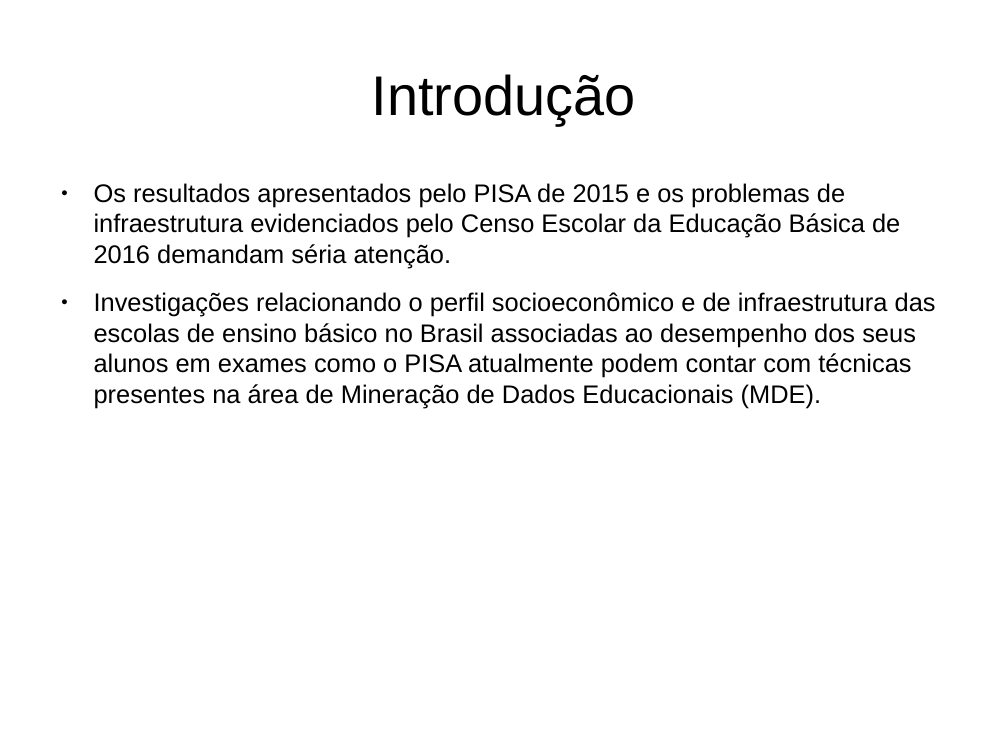
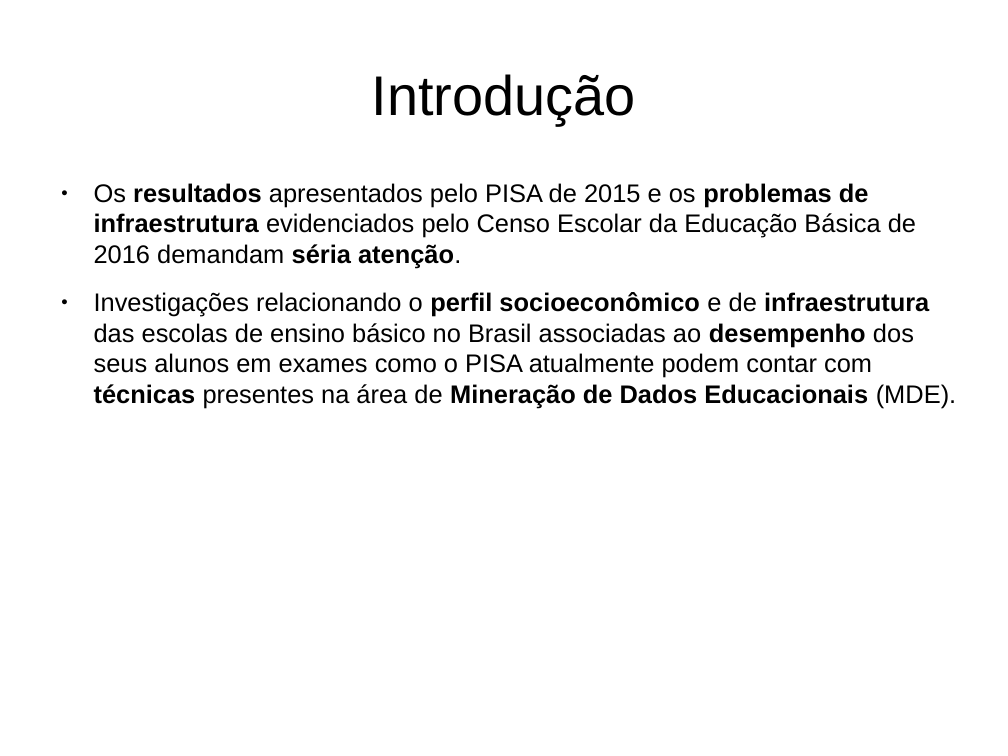
Before and after one commit to alexandre-costa-81/mpdc, a slide deck: slide 5 of mineracao-de-dados-educacionais-nos-resultados-do-enem-de-2015.odp. Drawn at 1008x756 pixels with LibreOffice and Linux fonts; fonts in the diff are those of the drawing. Boxes give left, top, right and bottom in pixels: in the first picture for what was removed or moved away, otherwise in the second. Text is boxed around its words. In the diff, an @@ line names an element or a change of style, - is before the commit and + after.

```diff
--- a/mineracao-de-dados-educacionais-nos-resultados-do-enem-de-2015.odp
+++ b/mineracao-de-dados-educacionais-nos-resultados-do-enem-de-2015.odp
@@ text "Os resultados apresentados pelo PISA ..." at (x1=94, y1=183, x2=956, y2=408): bold on in "resultados problemas de infraestrutura séria atenção.", "perfil socioeconômico infraestrutura desempenho técnicas Min ..." @@
```
Also in this commit, not shown: 9 other slides changed, 2 other files.
